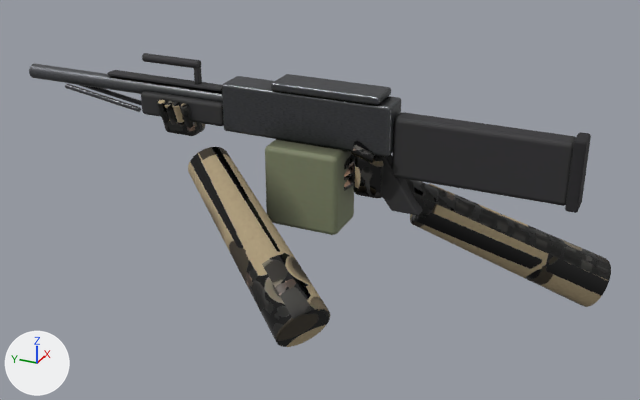
Before and after pictures for a commit that changed the glTF model spil/sigtekorn/modeller/lmg.glb.
One viewpoint serves both versions: a camera (50 mm lens) standing at (-1.343, -0.544, 0.516) and looking at (-0.002, 0.059, -0.155). The lights are fixed; the arrows at lower left show +X, +Y and +Z. The picture after the commit comes second. Vertices at exactly the same position are counted once.

The scene before the commit, as lines of its bpy script (objects in view):
```python
me_højre_håndflade = bpy.data.meshes.new('højre håndflade')
me_højre_håndflade.from_pydata(...)  # 1296 vertices, 2536 faces; spans x -0.281..0.235, y -0.446..0.378, z -0.359..0.002
me_højre_håndflade.materials.append(mat_hænder)
me_modtager = bpy.data.meshes.new('modtager')
me_modtager.from_pydata(...)  # 1636 vertices, 3212 faces; spans x -0.065..0.032, y -0.395..0.69, z -0.19..0.078
me_modtager.materials.append(mat_lmg)
ob_hænder = bpy.data.objects.new('hænder', me_højre_håndflade)
ob_hænder.location = (0.0, 0.0, 0.0)
ob_lmg = bpy.data.objects.new('lmg', me_modtager)
ob_lmg.location = (0.0, 0.0, 0.0)
```
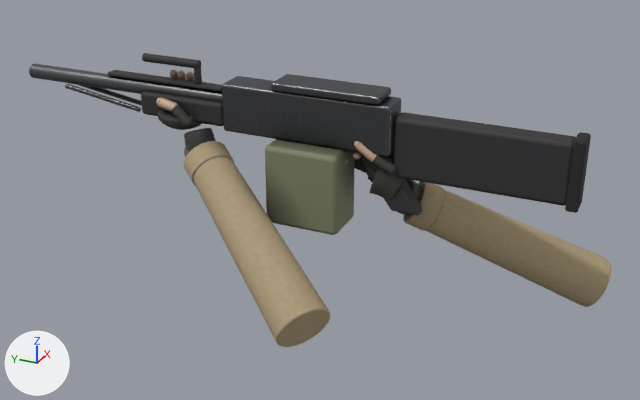
Edits to the bpy script that builds the scene:
```text
Change me_højre_håndflade:
    used by ob_hænder; location = (0.0, 0.0, 0.0)
    remove me_højre_håndflade.from_pydata(...)  # 1296 vertices, 2536 faces; spans x -0.281..0.235, y -0.446..0.378, z -0.359..0.002
    add me_højre_håndflade.from_pydata(...)  # 25512 vertices, 50688 faces; spans x -0.281..0.235, y -0.446..0.377, z -0.359..0.05
    me_højre_håndflade part 1: a new loose piece, a UV sphere (16 segments, 10 rings, poles along z) spanning x -0.026..-0.01, y -0.026..-0.01, z -0.056..-0.041, in mat_hænder
    me_højre_håndflade part 2: a new loose piece, a UV sphere (16 segments, 10 rings, poles along z) spanning x -0.03..-0.01, y -0.093..-0.073, z -0.073..-0.052, in mat_hænder
    me_højre_håndflade part 3: a new loose piece, a UV sphere (16 segments, 10 rings, poles along z) spanning x 0.006..0.022, y 0.358..0.374, z 0.034..0.049, in mat_hænder
    me_højre_håndflade part 4: the loose piece of 108 vertices spanning x -0.012..0.071, y -0.151..-0.051, z -0.17..-0.083 is rebuilt with 108 vertices and now spans x 0.003..0.072, y -0.122..-0.061, z -0.167..-0.097
    me_højre_håndflade part 5: the loose piece of 84 vertices spanning x -0.032..0.018, y -0.013..0.015, z -0.118..-0.096 is deleted
    me_højre_håndflade part 6: 3 vertices moved within x -0.033..0.016, y -0.061..0.006, z -0.115..-0.05; 344 vertices removed from x -0.039..0.018, y -0.067..0.015, z -0.127..-0.025; 11342 vertices added at x -0.035..0.109, y -0.157..0.026, z -0.205..-0.01
    me_højre_håndflade part 7: 3 vertices moved within x -0.033..-0.018, y 0.316..0.364, z -0.035..-0.003; 509 vertices removed from x -0.037..0.036, y 0.305..0.378, z -0.066..0.002; 9431 vertices added at x -0.091..0.043, y 0.221..0.377, z -0.15..0.05
    me_højre_håndflade part 8: 472 kept faces spanning x -0.281..0.235, y -0.446..0.295, z -0.359..-0.066 get new texture (UV) coordinates
    other edits to the shape of me_højre_håndflade do not show in these pictures
```

Changed parts and their boxes (x1, y1, x2, y2) in the pictures (640 x 400 px):
'hænder', reshaped (12% taller)
    before: (157, 100, 611, 347)
    after: (156, 70, 611, 347)
part 1 of me_højre_håndflade, added
    after: (352, 152, 361, 160)
part 2 of me_højre_håndflade, added
    after: (387, 163, 397, 175)
part 3 of me_højre_håndflade, added
    after: (170, 70, 178, 76)
part 4 of me_højre_håndflade, rebuilt (mostly hidden afterwards)
    before: (382, 179, 438, 218)
    after: (405, 179, 422, 201)
part 5 of me_højre_håndflade, deleted (mostly hidden)
    before: (344, 175, 354, 191)
part 6 of me_højre_håndflade, reshaped
    before: (344, 145, 384, 198)
    after: (346, 142, 445, 231)
part 7 of me_højre_håndflade, built on
    before: (157, 100, 205, 136)
    after: (156, 70, 234, 185)
part 8 of me_højre_håndflade, surface changed (black to brown)
    before: (188, 147, 611, 347)
    after: (193, 156, 611, 347)
